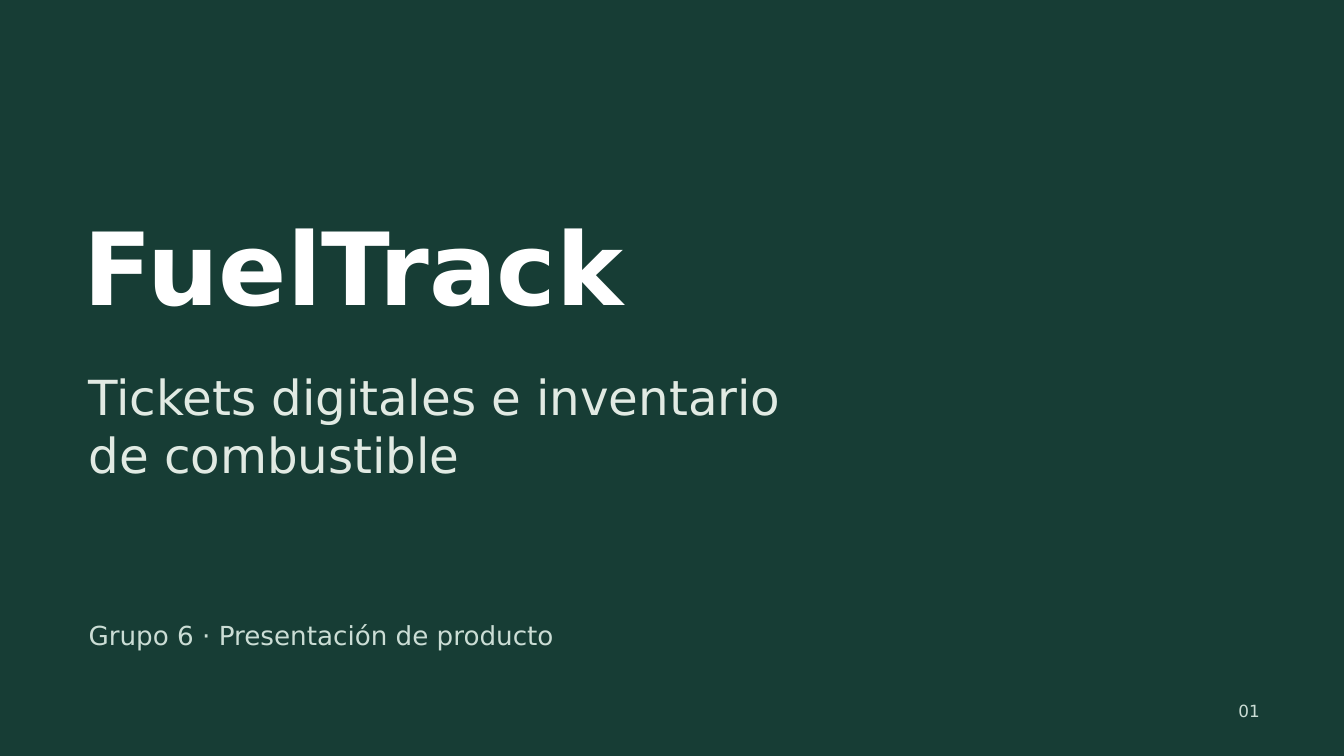
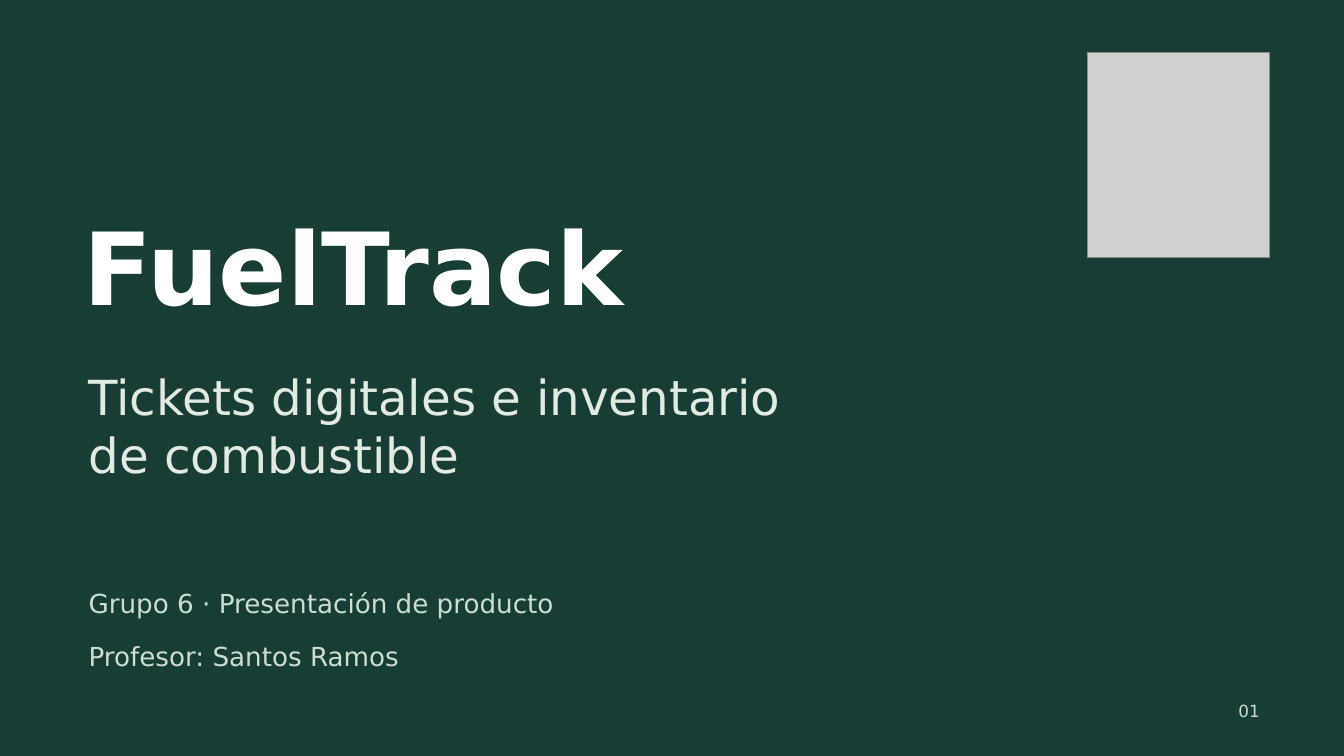
Before and after one commit to Rowlistp/ING-IDS347-01-TENDENCIAS-EN-DESARROLLO-DE-SOFTWARE, a slide deck: slide 1 of docs/presentacion/FuelTrack-Presentacion.pptx. Drawn at 1344x756 pixels with LibreOffice and Linux fonts; fonts in the diff are those of the drawing; grey boxes stand for pictures. Boxes give left, top, right and bottom in pixels: in the first picture for what was removed or moved away, otherwise in the second. Text is boxed around its words. In the diff, an @@ line names an element or a change of style, - is before the commit and + after.

```diff
--- a/docs/presentacion/FuelTrack-Presentacion.pptx
+++ b/docs/presentacion/FuelTrack-Presentacion.pptx
@@ picture added at (1088,52,1270,257) @@
@@ text "Grupo 6 · Presentación de ...": place and size @@
-text "Grupo 6 · Presentación de ..." at (89,624,554,650)
+text "Grupo 6 · Presentación de ..." at (89,593,554,619)
@@ text added at (89,646,399,667), 18.8 pt, text #CBDDD5 @@
+Profesor: Santos Ramos
```
Also in this commit, not shown: 4 other slides changed, 1 slide added, 1 slide removed, 13 other files.
